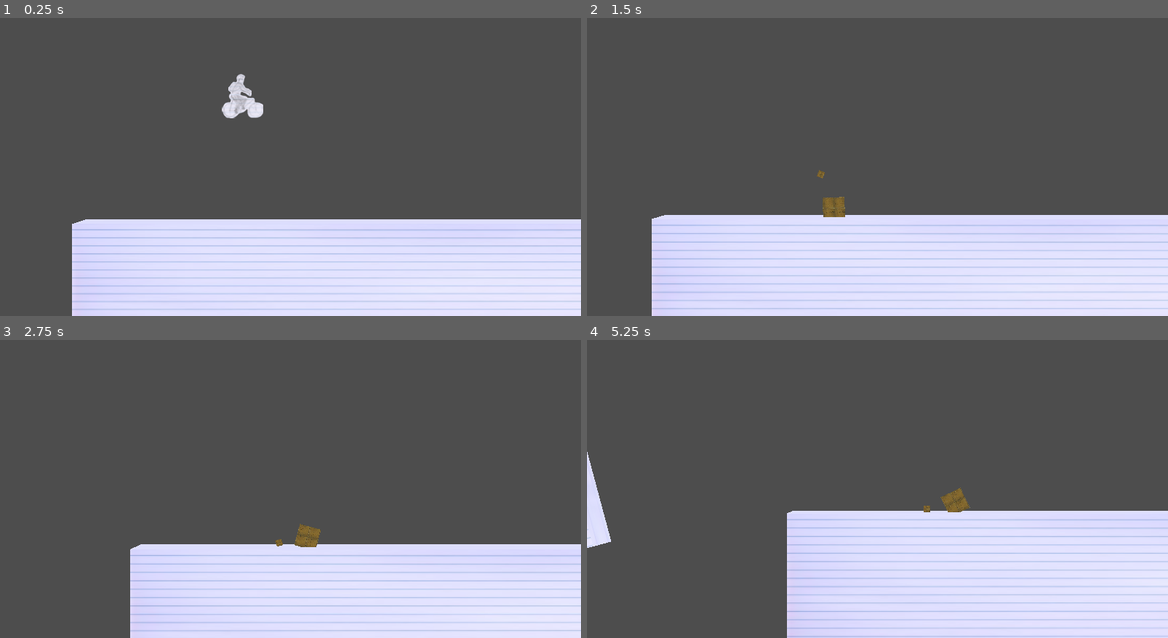
Above: before the commit, frames 1-4 (two rows, left to right).
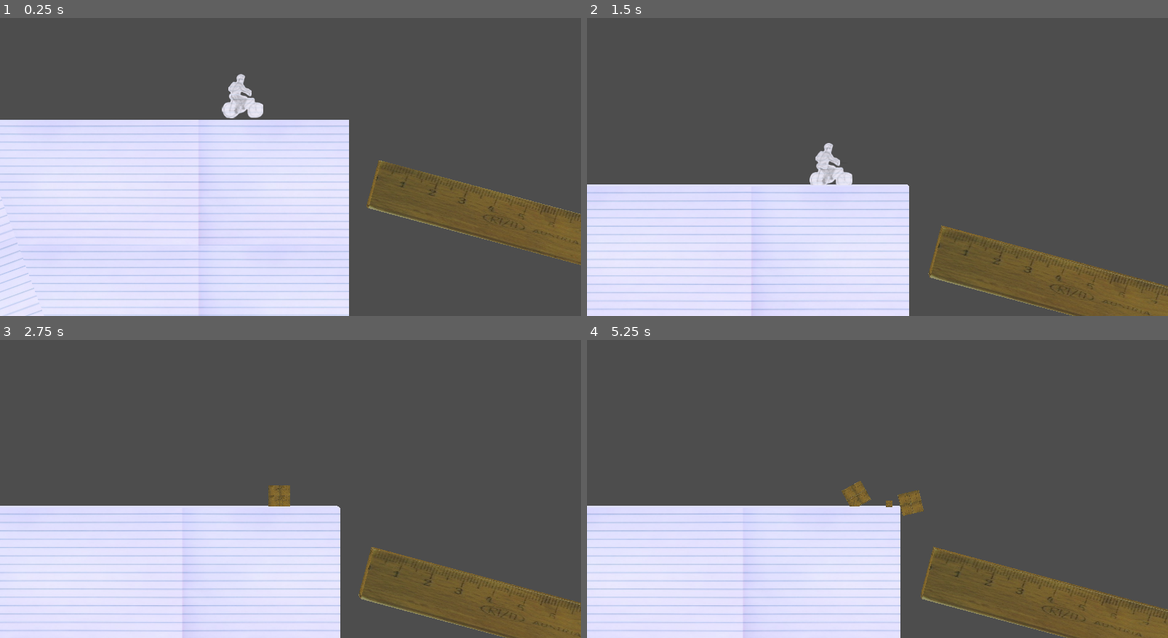
Above: after the commit, the same moments.

Repository: KyleSaki714/brackeysgamejam25-godotgame
Game: Godot game, scene res://World.tscn
The game is run twice, just before and just after one commit, with the same random seed, the same clock (stepped at 60 frames per second) and the same inputs.
Inputs:
- Up to frame 1 (0.25 s): no input
- Up to frame 2 (1.5 s): hold Up (forward) from 0.53 s (still down); tap Space (jump) at 0.77 s
- Up to frame 3 (2.75 s): tap Space (jump) at 1.52 s; release Up (forward) at 2.03 s; hold Left (tilt left) from 2.03 s (still down)
- Up to frame 4 (5.25 s): tap Space (jump) at 3.02, 3.77, 4.52 s; release Left (tilt left) at 3.53 s; hold S (backward) 3.53-4.28 s; hold Right (tilt right) 4.28-5.03 s; hold Up (forward) from 5.03 s (still down)

The runs differ from the first frame. In frame 1, 44% of the frame differs, in the area x 0-100%, y 34-100%; in frame 2, 26%; in frame 3, 28%; in frame 4, 38%.

Commit message:
create respawn points

Diff:
--- a/Bike.gd
+++ b/Bike.gd
@@ -7,6 +7,7 @@
 @onready var _wheel1 = $VehicleWheel3D
 @onready var _wheel2 = $VehicleWheel3D2
 
+@export var _spawnpoints: Node3D
 @export var MAX_STEER = 0.9
 @export var ENGINE_POWER = 125 # max horsepower
 const ENGINE_ACCEL = 40
@@ -25,6 +26,8 @@
 # POWERUPS
 var _unlockedSpeed = false
 
+
+var _lastDeathPos: Vector3
 var _lockBike = false
 
 #enum {
@@ -95,7 +98,23 @@
 		_currentCenterOfMassShift = 0
 		center_of_mass_mode = CENTER_OF_MASS_MODE_AUTO
 
+func determineRespawnPoint(deathPos: Vector3):
+
+	var spawn
+	var sps = _spawnpoints.get_children()
+	spawn = sps[0]
+	for sp in sps:
+		#print("deathpos: ",deathPos.x)
+		#print("curr sp: ",sp.get_global_position().x)
+		if (deathPos.x > sp.get_global_position().x):
+			spawn = sp.get_global_position()
+
+	print(spawn)
+	set_global_position(spawn)
+
+
 func death():
+	_lockBike = true
 	$Graphics.hide()
 
 	var dbinstance = death_body.instantiate()
@@ -105,6 +124,9 @@
 	var dbinstance2 = death_backpack.instantiate()
 	get_tree().root.add_child(dbinstance2)
 	dbinstance2.global_position = global_position
+
+	_lastDeathPos = get_global_position()
+	determineRespawnPoint(_lastDeathPos)
 
 
 func checkCycleAnim(axisValue):
@@ -152,7 +174,6 @@
 func _on_area_manager_area_entered_trigger(area: Trigger) -> void:
 	print("phart")
 	if area.trigger_type == Trigger.TRIGGER_TYPES.DEEATH:
-		_lockBike = true
 		death()
 
 	elif area.trigger_type == Trigger.TRIGGER_TYPES.ENDGAME:
--- a/World.tscn
+++ b/World.tscn
@@ -37,16 +37,17 @@
 [node name="WorldEnvironment" type="WorldEnvironment" parent="."]
 environment = SubResource("Environment_3mh0e")
 
-[node name="Bike" parent="." instance=ExtResource("2_pbg5e")]
-transform = Transform3D(1, 0, 0, 0, 1, 0, 0, 0, 1, 2773.75, -210.806, 0)
+[node name="Bike" parent="." node_paths=PackedStringArray("_spawnpoints") instance=ExtResource("2_pbg5e")]
+transform = Transform3D(1, 0, 0, 0, 1, 0, 0, 0, 1, 1605.96, 127.906, 0)
+_spawnpoints = NodePath("../SpawnPoints")
 
 [node name="GameCamera" parent="." node_paths=PackedStringArray("_follow_target", "_look_target") instance=ExtResource("3_lk8vx")]
-transform = Transform3D(1, 0, 0, 0, 1, 0, 0, 0, 1, 2782.1, -228.961, 49.7549)
+transform = Transform3D(1, 0, 0, 0, 1, 0, 0, 0, 1, 1614.31, 109.751, 49.7549)
 _follow_target = NodePath("../Bike/CamFollowTarget")
 _look_target = NodePath("../Bike/CamLookTarget")
 
 [node name="DeathTrigger" parent="." instance=ExtResource("3_kvqua")]
-transform = Transform3D(1, 0, 0, 0, 1, 0, 0, 0, 1, 2798.25, -220.38, 0)
+transform = Transform3D(1, 0, 0, 0, 1, 0, 0, 0, 1, 1688.93, 128.78, 0)
 
 [node name="GameManager" type="Node3D" parent="."]
 script = ExtResource("4_4my16")
@@ -103,4 +104,33 @@
 [node name="StartPoint" type="Node3D" parent="."]
 transform = Transform3D(1, 0, 0, 0, 1, 0, 0, 0, 1, 5.21796, 330.683, 0)
 
+[node name="SpawnPoints" type="Node3D" parent="."]
+
+[node name="spawnpoint1" type="Node3D" parent="SpawnPoints"]
+transform = Transform3D(1, 0, 0, 0, 1, 0, 0, 0, 1, 9.21914, 329.196, 0)
+
+[node name="spawnpoint2" type="Node3D" parent="SpawnPoints"]
+transform = Transform3D(1, 0, 0, 0, 1, 0, 0, 0, 1, 420.676, 241.599, 0)
+
+[node name="spawnpoint3" type="Node3D" parent="SpawnPoints"]
+transform = Transform3D(1, 0, 0, 0, 1, 0, 0, 0, 1, 598.658, 232.335, 0)
+
+[node name="spawnpoint4" type="Node3D" parent="SpawnPoints"]
+transform = Transform3D(1, 0, 0, 0, 1, 0, 0, 0, 1, 1029.73, 223.311, 0)
+
+[node name="spawnpoint5" type="Node3D" parent="SpawnPoints"]
+transform = Transform3D(1, 0, 0, 0, 1, 0, 0, 0, 1, 1246.52, 188.638, 0)
+
+[node name="spawnpoint6" type="Node3D" parent="SpawnPoints"]
+transform = Transform3D(1, 0, 0, 0, 1, 0, 0, 0, 1, 1596.65, 127.326, 0)
+
+[node name="spawnpoint7" type="Node3D" parent="SpawnPoints"]
+transform = Transform3D(1, 0, 0, 0, 1, 0, 0, 0, 1, 1777.84, 16.7418, 0)
+
+[node name="spawnpoint8" type="Node3D" parent="SpawnPoints"]
+transform = Transform3D(1, 0, 0, 0, 1, 0, 0, 0, 1, 1993.07, -20.7374, 0)
+
+[node name="spawnpoint9" type="Node3D" parent="SpawnPoints"]
+transform = Transform3D(1, 0, 0, 0, 1, 0, 0, 0, 1, 2554.32, -137.108, 0)
+
 [editable path="Bike"]
--- a/death_backpack.tscn
+++ b/death_backpack.tscn
@@ -9,10 +9,12 @@
 orientation = 2
 
 [node name="DeathBackpack" type="RigidBody3D"]
+collision_layer = 4
 
 [node name="CollisionShape3D" type="CollisionShape3D" parent="."]
 shape = SubResource("BoxShape3D_anxhq")
 
 [node name="MeshInstance3D" type="MeshInstance3D" parent="."]
 transform = Transform3D(0.516504, 0, 0, 0, 0.516504, 0, 0, 0, 0.516504, 0, 0, 0)
+layers = 4
 mesh = SubResource("PlaneMesh_34pi7")
--- a/death_body.tscn
+++ b/death_body.tscn
@@ -11,6 +11,7 @@
 orientation = 2
 
 [node name="DeathBody" type="RigidBody3D"]
+collision_layer = 4
 
 [node name="CollisionShape3D" type="CollisionShape3D" parent="."]
 shape = SubResource("CapsuleShape3D_01e2n")
--- a/project.godot
+++ b/project.godot
@@ -70,6 +70,7 @@
 [layer_names]
 
 3d_physics/layer_2="powerups"
+3d_physics/layer_3="aesthetics"
 
 [physics]
 
